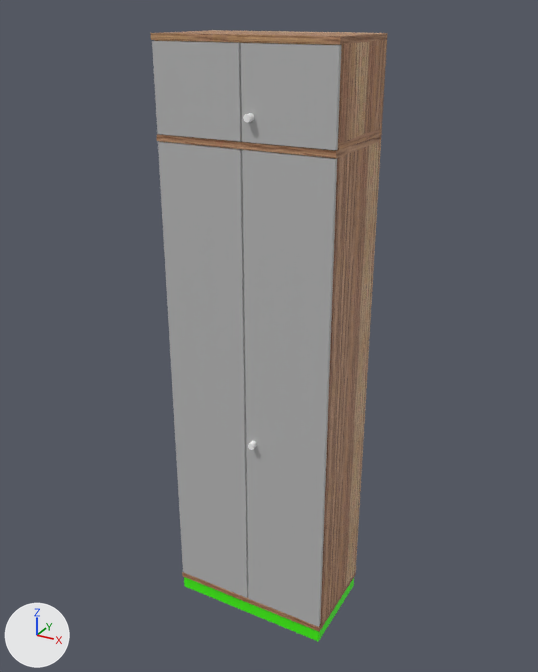
An edit to the FBX model Assets/Meshes/Baseline/baseline_6OH_+1OH_45x80_fin.fbx, drawn before and after from the same camera.
Rendered twice from a 50 mm camera at (1.9, -2.53, 2.83) aimed at (0.38, 0.22, 1.45). Every picture has the same lights, and +X, +Y and +Z are marked at lower left. Where no turn or scale is listed for an object, it has been applied to the vertices. Vertices at the same position are counted once.
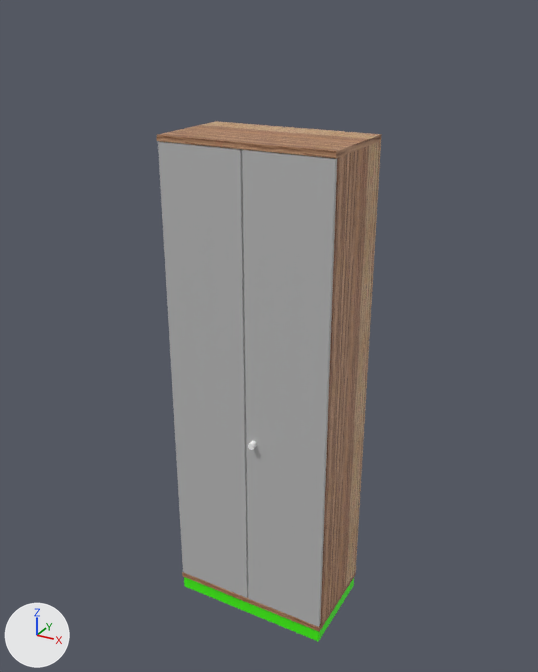
What the commit changed:
me_mesh is used by ob_body_mesh; location (0.0, 0.0, 0.0).
me_mesh had 68 vertices, 120 faces and spanned x -0.01..0.79, y -0.02..0.43, z 0.07..2.74.
me_mesh now has 36 vertices, 60 faces and spans x -0.01..0.79, y -0.02..0.43, z 0.07..2.36.
me_mesh part 1: the loose piece of 8 vertices spanning x 0.01..0.78, y 0.41..0.42, z 2.38..2.71 is deleted.
Part 2, on me_mesh:
24 vertices are removed from x -0.01..0.79, y -0.02..0.43, z 2.36..2.74.
48 faces are deleted.
Object 'handle_up_mesh' (ob_handle_up_mesh) is deleted.
Object 'polySurface4' (ob_polysurface4) is deleted.
Object 'polySurface3' (ob_polysurface3) is deleted.

Location of each change, [x1, y1, x2, y2] in pixels of the pictures (538 x 672 px):
'body_mesh', reshaped (15% shorter)
    before: [151, 30, 387, 631]
    after: [157, 121, 382, 631]
'polySurface3', deleted
    before: [241, 43, 342, 150]
'polySurface4', deleted
    before: [152, 41, 242, 142]
'handle_up_mesh', deleted
    before: [243, 113, 254, 122]
part 1 of me_mesh, deleted
    before: [232, 42, 338, 45]
part 2 of me_mesh, deleted (brown)
    before: [151, 30, 387, 150]
